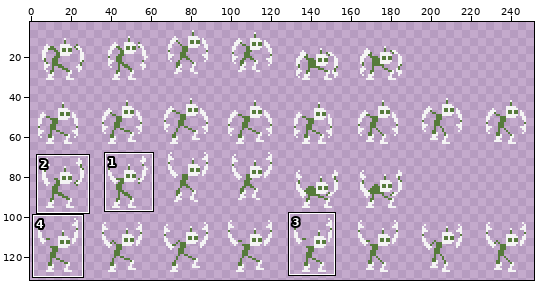
A sprite sheet gets an edit: assets/player_c.png. The picture above shows the old version from afar; the outline marks the close-up.
Close-up. The starting point:
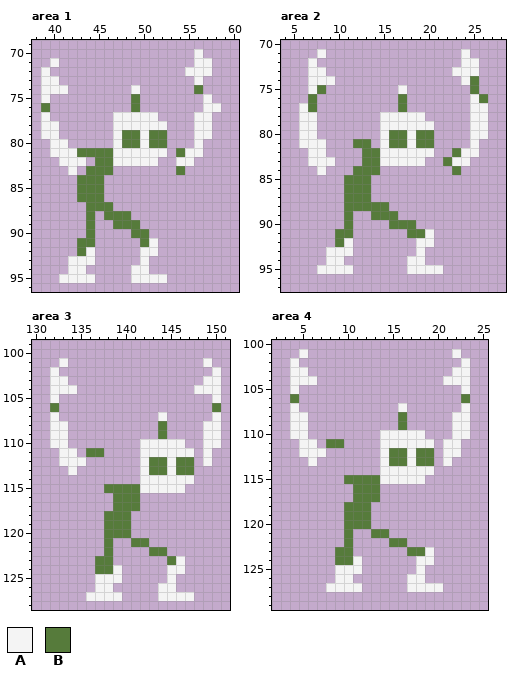
The file is 320x320 pixels. Shown: area 1: x 38..60, y 69..96; area 2: x 4..28, y 70..97; area 3: x 130..151, y 99..128; area 4: x 2..25, y 100..129. The wide view leaves out empty margins. The commit also changed other parts of the picture, which this record leaves out.
Palette (. is transparent): A #f4f4f4  B #567b3b
Pixels before, area 1, first column x 39:
70 .................A..
71 .A...............AA.
72 A...............AAA.
73 AA...............A..
74 AAA.......A......B..
75 A.........B.......A.
76 B.........B.......AA
77 A.......AAAAA....AA.
78 AA......AAAAAA...AA.
79 AA......ABBABB...AA.
80 .AA.....ABBABB...A..
81 .AAABBBBAAAAAA.BAA..
82 ..AAA.BBAAAAA..AA...
83 ...A.BBB.......B....
84 ....BBB.............
85 ....BBB.............
86 ....BBB.............
87 .....BBB............
88 .....B.BBB..........
89 .....B..BBB.........
90 .....B....BB........
91 ....BB.....BA.......
92 ....BA.....AA.......
93 ...AAA.....A........
94 ...AA.....AA........
95 ..AAAA....AAAA......
Pixels before, area 2, first column x 6:
71 ..A...............A..
72 .A................AA.
73 .AA..............AAA.
74 .AAA..............AB.
75 .AB........A.......B.
76 .B.........B.......AB
77 AB.........B.......AA
78 AA.......AAAAA.....AA
79 AA.......AAAAAA....AA
80 AA.......ABBABB....AA
81 AAA...BB.ABBABB....A.
82 .AA....BBAAAAAA..BAA.
83 .AAA...BBAAAAA..BAA..
84 ..A...BBB........B...
85 .....BBB.............
86 .....BBB.............
87 .....BBB.............
88 .....BBBBB...........
89 .....B..BBB..........
90 .....B....BBB........
91 ....BB......BBA......
92 ....BA.......AA......
93 ...AAA.......A.......
94 ...AA.......AA.......
95 ..AAAA......AAAA.....
Pixels before, area 3, first column x 132:
101 .A...............A.
102 A.................A
103 AA...............AA
104 AAA.............AAA
105 A.................A
106 B.................B
107 A...........A.....A
108 AA..........B....AA
109 AA..........B....AA
110 AA........AAAAA..AA
111 .AA.BB....AAAAAA.A.
112 .AAA......ABBABB.A.
113 ..A.......ABBABB...
114 ..........AAAAAA...
115 ......BBBBAAAAA....
116 .......BBB.........
117 .......BBB.........
118 ......BBB..........
119 ......BBB..........
120 ......BBB..........
121 ......B..BB........
122 ......B....BB......
123 .....BB......BA....
124 .....BBA.....AA....
125 .....AAA.....A.....
126 .....AA.....AA.....
127 ....AAAA....AAAA...
Pixels before, area 4, first column x 4:
101 .A................A.
102 A..................A
103 AA................AA
104 AAA..............AAA
105 A..................A
106 B..................B
107 A...........A......A
108 AA..........B.....AA
109 AA..........B.....AA
110 AA........AAAAA...AA
111 .AA.BB....AAAAAA.AA.
112 .AAA......ABBABB.AA.
113 ..A.......ABBABB.A..
114 ..........AAAAAA....
115 ......BBBBAAAAA.....
116 .......BBB..........
117 .......BBB..........
118 ......BBB...........
119 ......BBB...........
120 ......BBB...........
121 ......B..BB.........
122 ......B....BB.......
123 .....BB......BBA....
124 .....BBA......AA....
125 .....AAA......A.....
126 .....AA......AA.....
127 ....AAAA.....AAAA...
Now the later version:
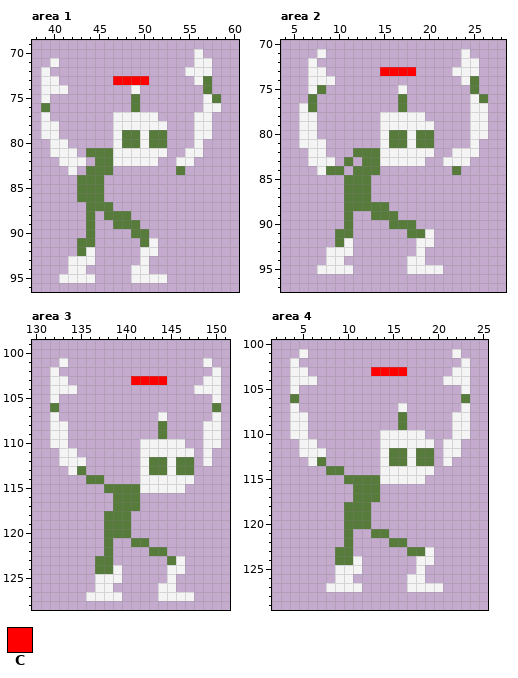
Colours new in this view: C #ff0000
What changed:
{"where": "area 1"}
{"y":73,"x":47,"old":"....","new":"CCCC"}
{"y":73,"x":57,"old":".","new":"B"}
{"y":74,"x":56,"old":"B.","new":".B"}
{"y":75,"x":58,"old":".","new":"B"}
{"y":81,"x":43,"old":"B","new":"."}
{"y":81,"x":54,"old":"B","new":"."}
{"where": "area 2"}
{"y":73,"x":15,"old":"....","new":"CCCC"}
{"y":81,"x":12,"old":"BB","new":".."}
{"y":82,"x":12,"old":".","new":"B"}
{"y":82,"x":23,"old":"B","new":"A"}
{"y":83,"x":11,"old":".","new":"B"}
{"y":83,"x":22,"old":"B","new":"A"}
{"y":84,"x":9,"old":"..","new":"BB"}
{"where": "area 3"}
{"y":103,"x":141,"old":"....","new":"CCCC"}
{"y":111,"x":136,"old":"BB","new":".."}
{"y":113,"x":135,"old":".","new":"B"}
{"y":114,"x":136,"old":"..","new":"BB"}
{"where": "area 4"}
{"y":103,"x":13,"old":"....","new":"CCCC"}
{"y":111,"x":8,"old":"BB","new":".."}
{"y":113,"x":7,"old":".","new":"B"}
{"y":114,"x":8,"old":"..","new":"BB"}
